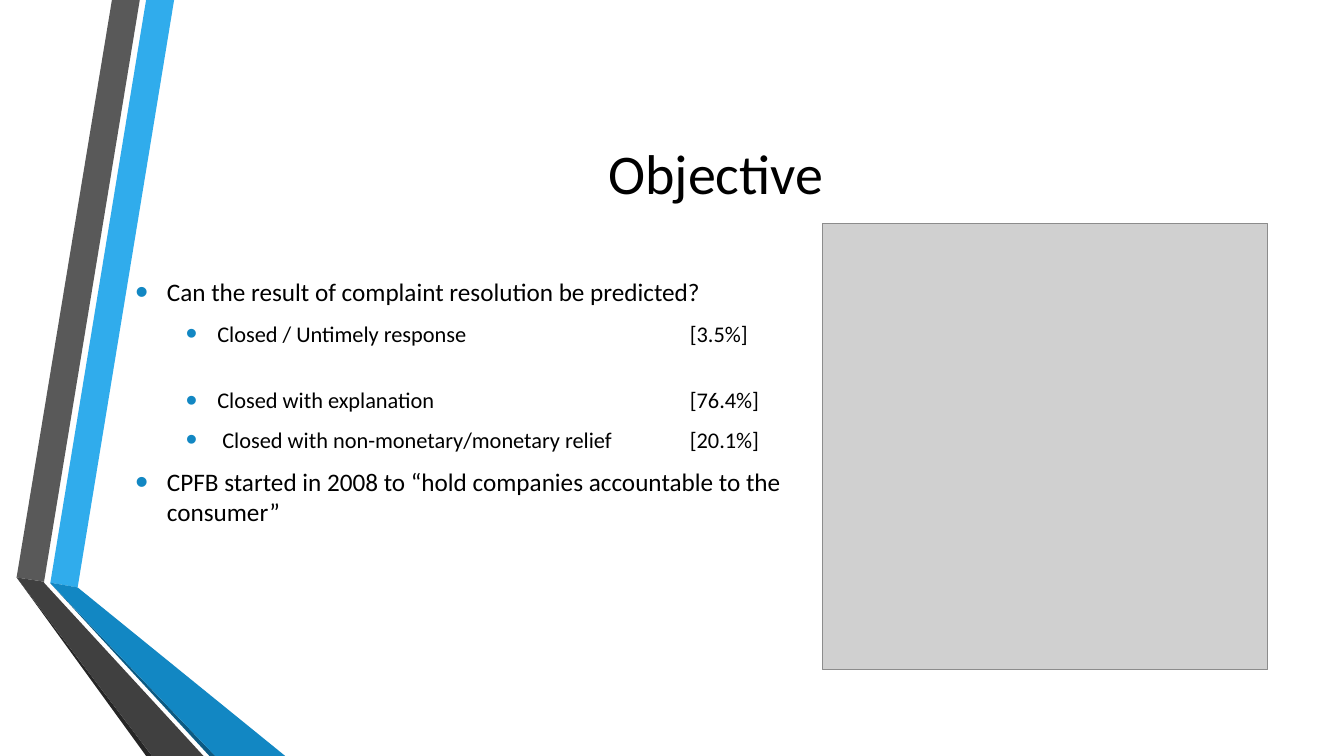
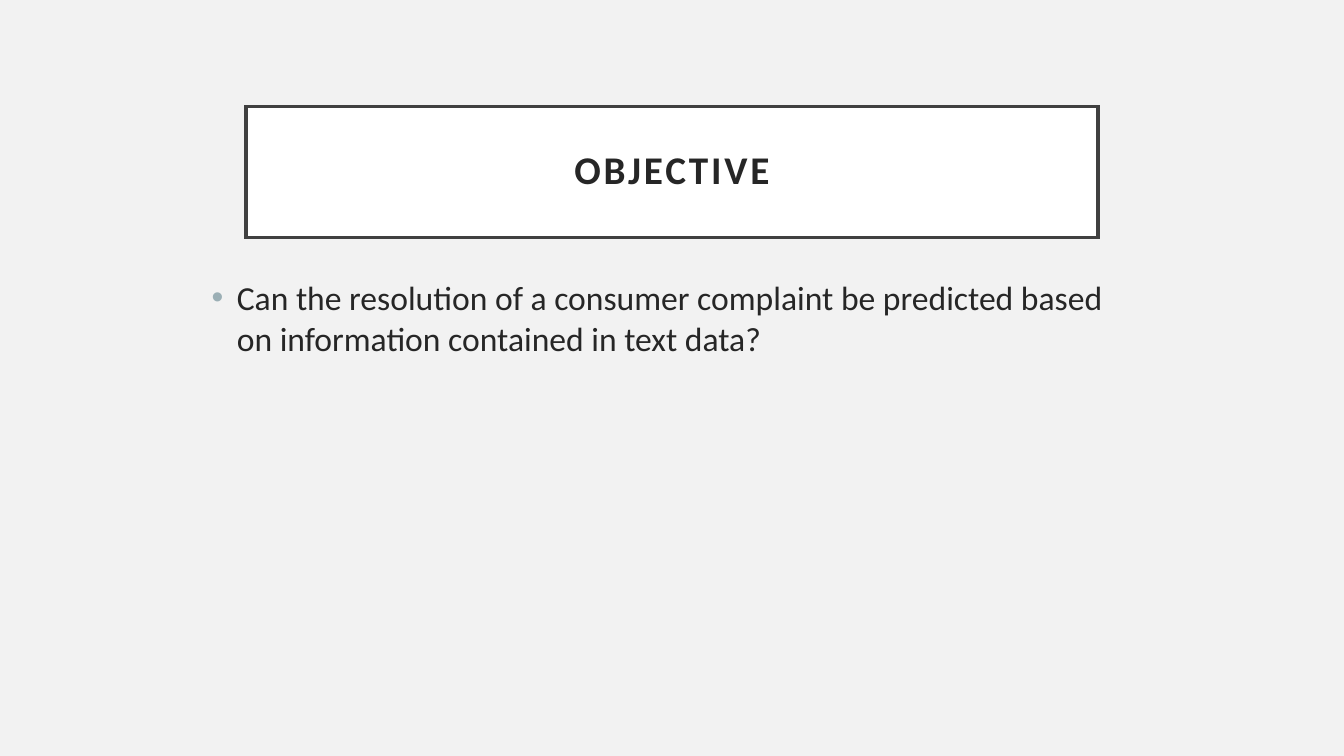
Before and after one commit to ChrisMichael11/Consumer_Complaint_Project, a slide deck: slide 4 of ppt/Consumer_Complaints.pptx. Drawn at 1344x756 pixels with LibreOffice and Linux fonts; fonts in the diff are those of the drawing; grey boxes stand for pictures; background and template pictures are left out. Boxes give left, top, right and bottom in pixels: in the first picture for what was removed or moved away, otherwise in the second. Text is boxed around its words. In the diff, an @@ line names an element or a change of style, - is before the commit and + after.

```diff
--- a/ppt/Consumer_Complaints.pptx
+++ b/ppt/Consumer_Complaints.pptx
@@ background picture (left out) to #F2F2F2 @@
@@ title "OBJECTIVE": place and size @@
-title "OBJECTIVE" at box(608, 155, 823, 204)
+title "OBJECTIVE" at box(246, 106, 1098, 237)
@@ title "OBJECTIVE" at box(246, 106, 1098, 237): fill none to #FFFFFF; outline none to #404040 2.5 pt @@
@@ title at box(574, 158, 769, 185): text changed; size 40 to 28 pt; text colour #000000 to #262626; bold on @@
-Objective
+OBJECTIVE
@@ picture removed at box(823, 223, 1268, 669) @@
@@ text "Can the resolution of a ..." at box(237, 286, 1102, 352): vertical alignment middle to top @@
@@ text at box(237, 286, 1102, 352): text changed; size 18 to 24 pt; text colour #000000 to #262626 @@
-• Can the result of complaint resolution be predicted?
-  • Closed / Untimely response [3.5%]
-  • Closed with explanation [76.4%]
-  • Closed with non-monetary/monetary relief [20.1%]
-  • CPFB started in 2008 to “hold companies accountable to the consumer”
+• Can the resolution of a consumer complaint be predicted based on information contained in text data?
@@ group removed at box(16, 0, 285, 756): 6 freeform shapes @@
```
Also in this commit, not shown: 9 other slides changed, 3 other files.
